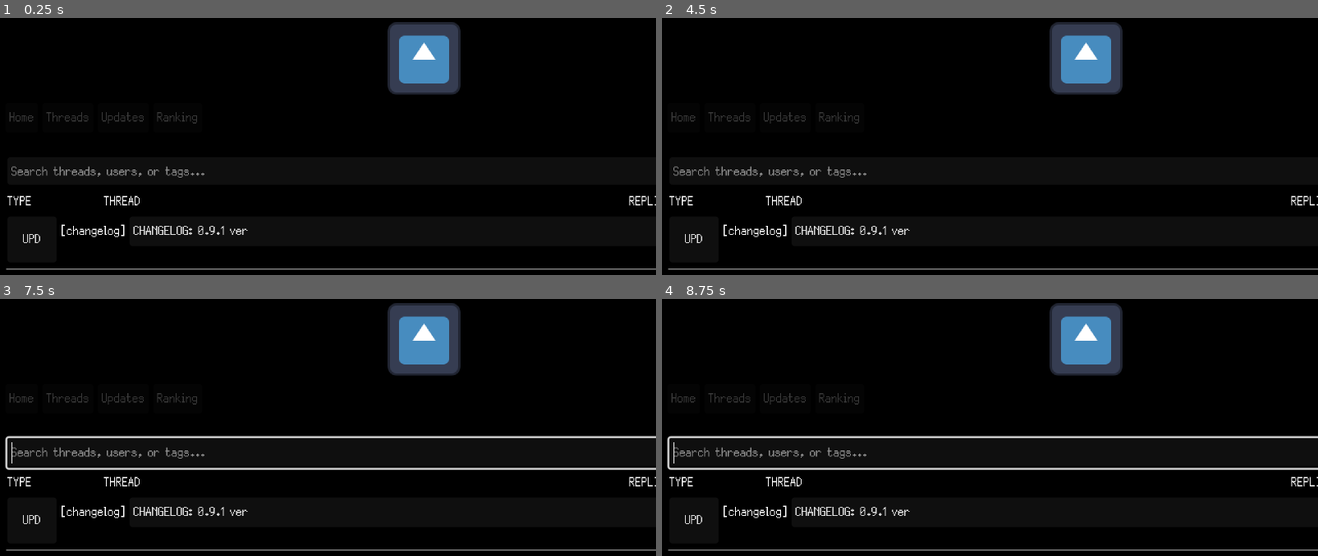
Above: before the commit, frames 1-4 (two rows, left to right).
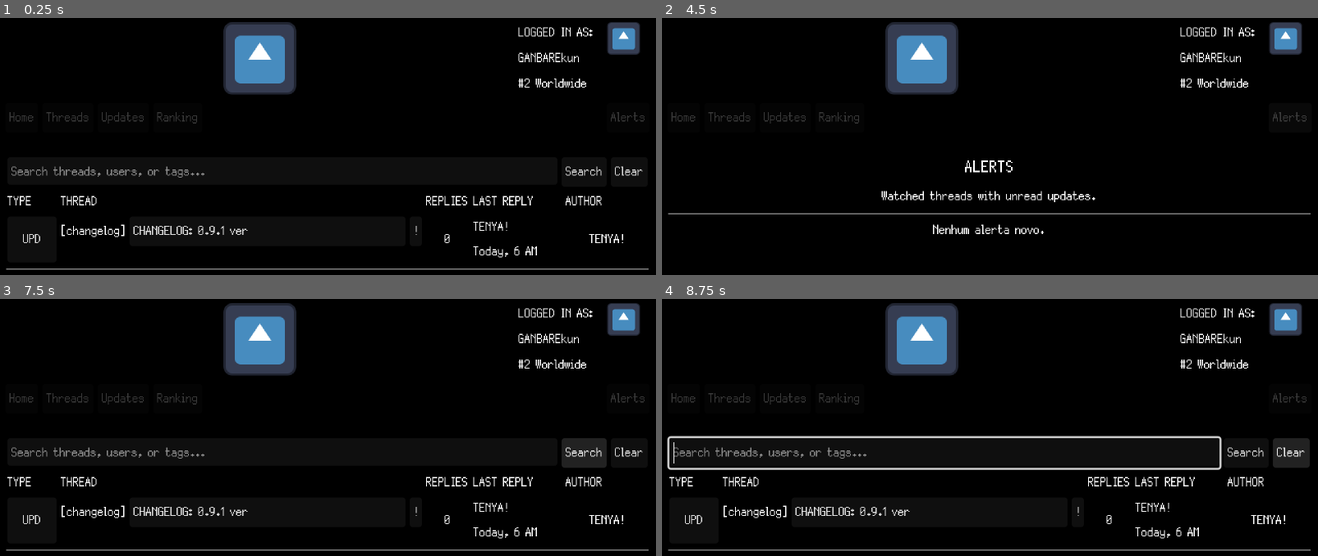
Above: after the commit, the same moments.

Repository: GYU-GAZE/NULL-NETWORK
Game: Godot game, scene res://apps/forum/updates/updates_app.tscn
The game is run twice, just before and just after one commit, with the same random seed, the same clock (stepped at 60 frames per second) and the same inputs. This scene is started directly instead of the project's main scene. The engine's default icon, where the game draws it, is replaced by a stand-in: a white triangle on a blue panel in a dark square.
Inputs (mouse positions are in pixels of both pictures, inside the frame that each line leads up to):
- Up to frame 1 (0.25 s): no input
- Up to frame 2 (4.5 s): click "Home" at 0.5 s; click "Threads" at 1.25 s; click "Updates" at 2 s; click "Ranking" at 2.75 s; click "UPD" at 3.5 s; click (1291, 118) at 4.25 s, where only the run after the commit has a clickable "Alerts"
- Up to frame 3 (7.5 s): click (432, 512) at 5 s, where only the run before the commit has a clickable "CHANGELOG: 0.9.1 ver"; click "Home" at 5.75 s; click "Threads" at 6.5 s; click (583, 453) at 7.25 s, where only the run after the commit has a clickable "Search"
- Up to frame 4 (8.75 s): click (1291, 453) at 8 s, where only the run after the commit has a clickable "Clear"

The runs differ from the first frame. In frame 1, 8.5% of the frame differs, in the area x 9-100%, y 1-99%; in frame 2, 11%, in the area x 0-100%, y 1-99%; in frame 3, 11%; in frame 4, 8.9%.
Error before the commit: Invalid assignment of property or key 'visible' with value of type 'bool' on a base object of type 'null instance'. (res://apps/forum/forum_app.gd:199)

Commit message:
Make forum scene adaptive and remove empty legacy nodes

Diff:
--- a/apps/forum/forum_app.tscn
+++ b/apps/forum/forum_app.tscn
@@ -7,9 +7,13 @@
 [ext_resource type="PackedScene" uid="uid://v0ask2g51gcm" path="res://apps/forum/forum_thread_row_ui.tscn" id="5_jseev"]
 
 [node name="ForumApp" type="PanelContainer" unique_id=1643493238]
-offset_right = 960.0
-offset_bottom = 540.0
+anchors_preset = 15
+anchor_right = 1.0
+anchor_bottom = 1.0
+grow_horizontal = 2
+grow_vertical = 2
 size_flags_horizontal = 3
+size_flags_vertical = 3
 script = ExtResource("1_goqfn")
 post_ui_scene = ExtResource("4_2d478")
 thread_row_scene = ExtResource("5_jseev")
@@ -45,7 +49,7 @@
 [node name="ThreadTypeTabsPanel" type="PanelContainer" parent="MasterScroll/PageVBox/ContentArea/ThreadListPage" unique_id=1912109280]
 layout_mode = 2
 
-[node name="ThreadTypeTabsHBox" type="HBoxContainer" parent="MasterScroll/PageVBox/ContentArea/ThreadListPage/ThreadTypeTabsPanel" unique_id=284693550]
+[node name="ThreadTypeTabsHBox" type="HFlowContainer" parent="MasterScroll/PageVBox/ContentArea/ThreadListPage/ThreadTypeTabsPanel" unique_id=284693550]
 layout_mode = 2
 
 [node name="TrendingBtn" type="Button" parent="MasterScroll/PageVBox/ContentArea/ThreadListPage/ThreadTypeTabsPanel/ThreadTypeTabsHBox" unique_id=66220868]
@@ -120,13 +124,14 @@
 
 [node name="ThreadListHeader" type="HBoxContainer" parent="MasterScroll/PageVBox/ContentArea/ThreadListPage" unique_id=863783881]
 unique_name_in_owner = true
-custom_minimum_size = Vector2(90, 0)
 layout_mode = 2
 
 [node name="TypeHeaderLabel" type="Label" parent="MasterScroll/PageVBox/ContentArea/ThreadListPage/ThreadListHeader" unique_id=1918684334]
-custom_minimum_size = Vector2(90, 0)
+unique_name_in_owner = true
+custom_minimum_size = Vector2(48, 0)
 layout_mode = 2
 text = "TYPE"
+clip_text = true
 
 [node name="ThreadHeaderLabel" type="Label" parent="MasterScroll/PageVBox/ContentArea/ThreadListPage/ThreadListHeader" unique_id=1628584177]
 layout_mode = 2
@@ -134,19 +139,25 @@
 text = "THREAD"
 
 [node name="RepliesHeaderLabel" type="Label" parent="MasterScroll/PageVBox/ContentArea/ThreadListPage/ThreadListHeader" unique_id=616873302]
-custom_minimum_size = Vector2(70, 0)
+unique_name_in_owner = true
+custom_minimum_size = Vector2(42, 0)
 layout_mode = 2
 text = "REPLIES"
+clip_text = true
 
 [node name="LastReplyHeaderLabel" type="Label" parent="MasterScroll/PageVBox/ContentArea/ThreadListPage/ThreadListHeader" unique_id=731144364]
-custom_minimum_size = Vector2(140, 0)
+unique_name_in_owner = true
+custom_minimum_size = Vector2(86, 0)
 layout_mode = 2
 text = "LAST REPLY"
+clip_text = true
 
 [node name="AuthorHeaderLabel" type="Label" parent="MasterScroll/PageVBox/ContentArea/ThreadListPage/ThreadListHeader" unique_id=2072254690]
-custom_minimum_size = Vector2(120, 0)
+unique_name_in_owner = true
+custom_minimum_size = Vector2(80, 0)
 layout_mode = 2
 text = "AUTHOR"
+clip_text = true
 
 [node name="ThreadList" type="VBoxContainer" parent="MasterScroll/PageVBox/ContentArea/ThreadListPage" unique_id=345993463]
 unique_name_in_owner = true
@@ -166,10 +177,8 @@
 [node name="ReaderTitleLabel" type="Label" parent="MasterScroll/PageVBox/ContentArea/ReaderContainer/ReaderTopBar" unique_id=91619794]
 unique_name_in_owner = true
 layout_mode = 2
-
-[node name="ReaderSpacer" type="Control" parent="MasterScroll/PageVBox/ContentArea/ReaderContainer/ReaderTopBar" unique_id=1189386675]
-layout_mode = 2
 size_flags_horizontal = 3
+autowrap_mode = 2
 
 [node name="WatchThreadBtn" type="Button" parent="MasterScroll/PageVBox/ContentArea/ReaderContainer/ReaderTopBar" unique_id=255008541]
 unique_name_in_owner = true
@@ -181,10 +190,8 @@
 layout_mode = 2
 size_flags_horizontal = 3
 
-[node name="TopNav" type="HBoxContainer" parent="MasterScroll/PageVBox/ContentArea/ReaderContainer" unique_id=342336655]
-layout_mode = 2
-
 [node name="AlertsPage" type="VBoxContainer" parent="MasterScroll/PageVBox/ContentArea" unique_id=93287149]
 unique_name_in_owner = true
 visible = false
 layout_mode = 2
+size_flags_horizontal = 3
